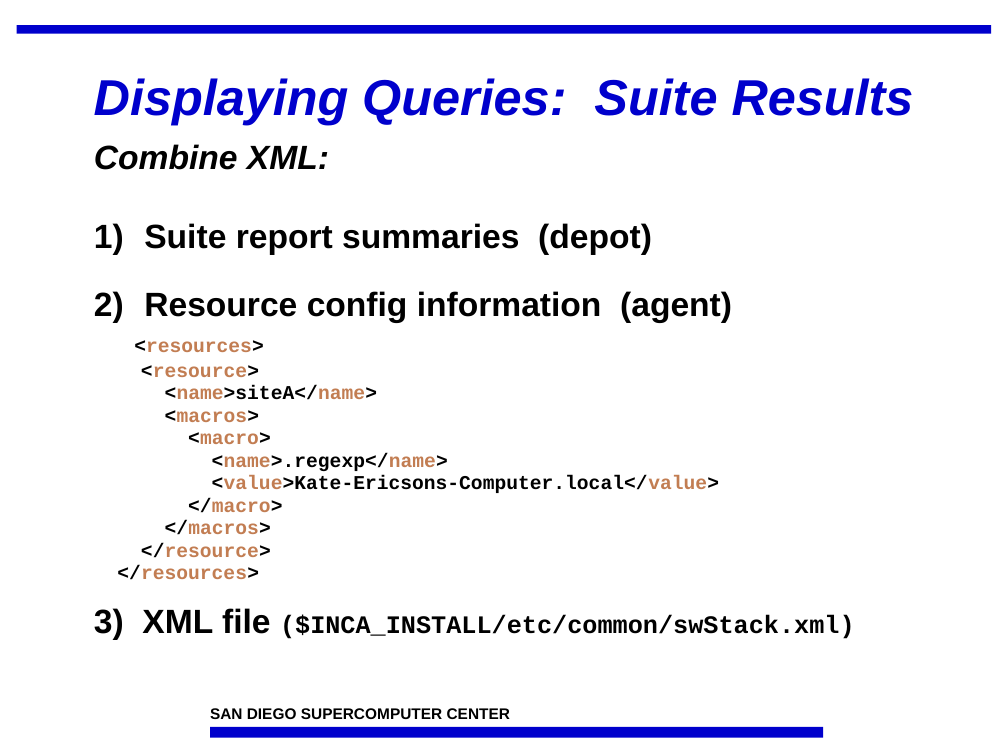
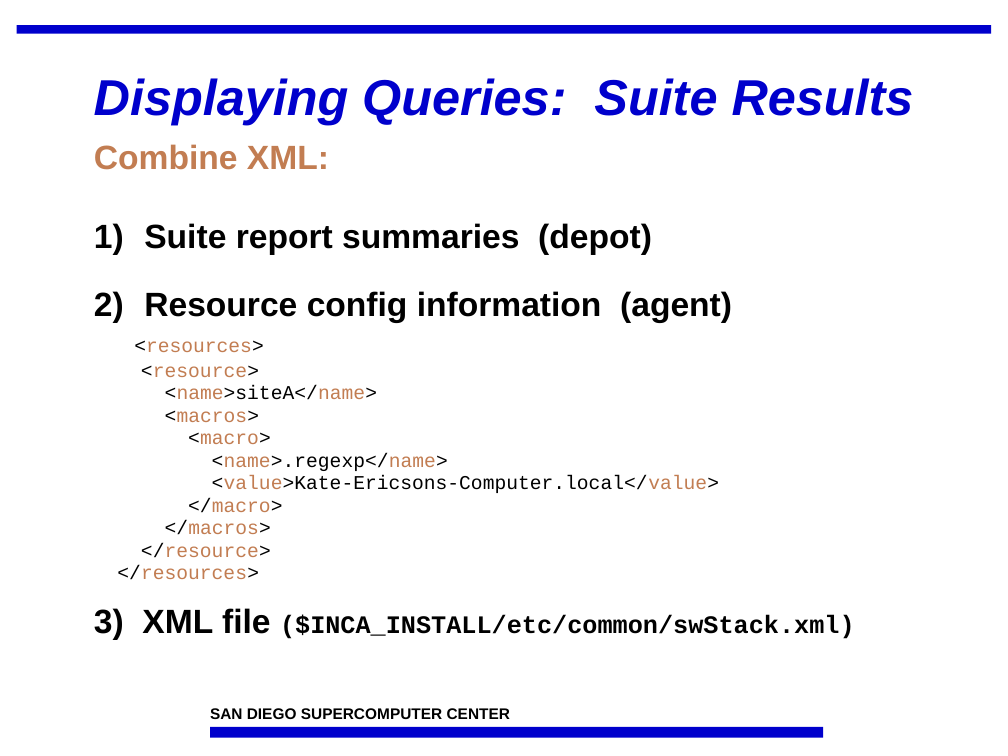
Before and after one commit to IncaProject/inca-xsede, a slide deck: slide 7 of talks/feb-06-workshop/dataConsumers.ppt. Drawn at 1008x756 pixels with LibreOffice and Linux fonts; fonts in the diff are those of the drawing; background and template pictures are left out. Boxes give left, top, right and bottom in pixels: in the first picture for what was removed or moved away, otherwise in the second. Text is boxed around its words. In the diff, an @@ line names an element or a change of style, - is before the commit and + after.

```diff
--- a/talks/feb-06-workshop/dataConsumers.ppt
+++ b/talks/feb-06-workshop/dataConsumers.ppt
@@ text at [94,144,719,580]: text colour #000000 to #C27D52, italic off in "Combine XML:"; bold off in "<resources>", "<resource>", "<name>siteA</name>", "<macros>" and 7 more places @@
```
Also in this commit, not shown: 6 other slides changed, 1 slide added.
